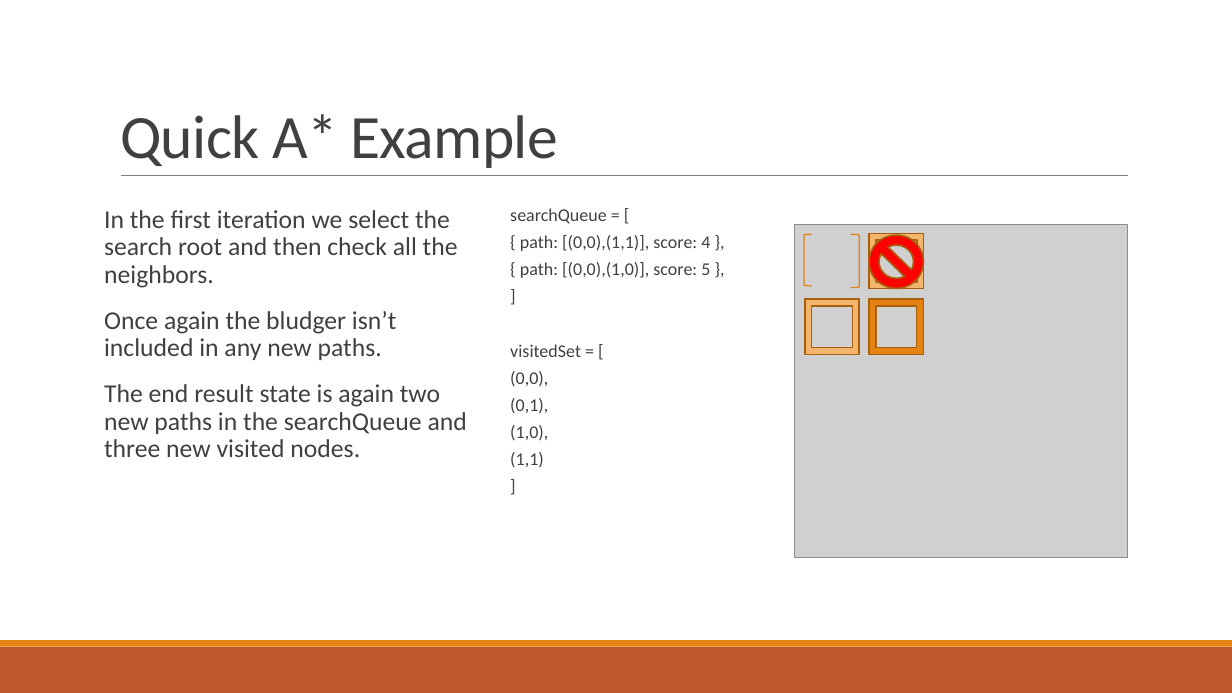
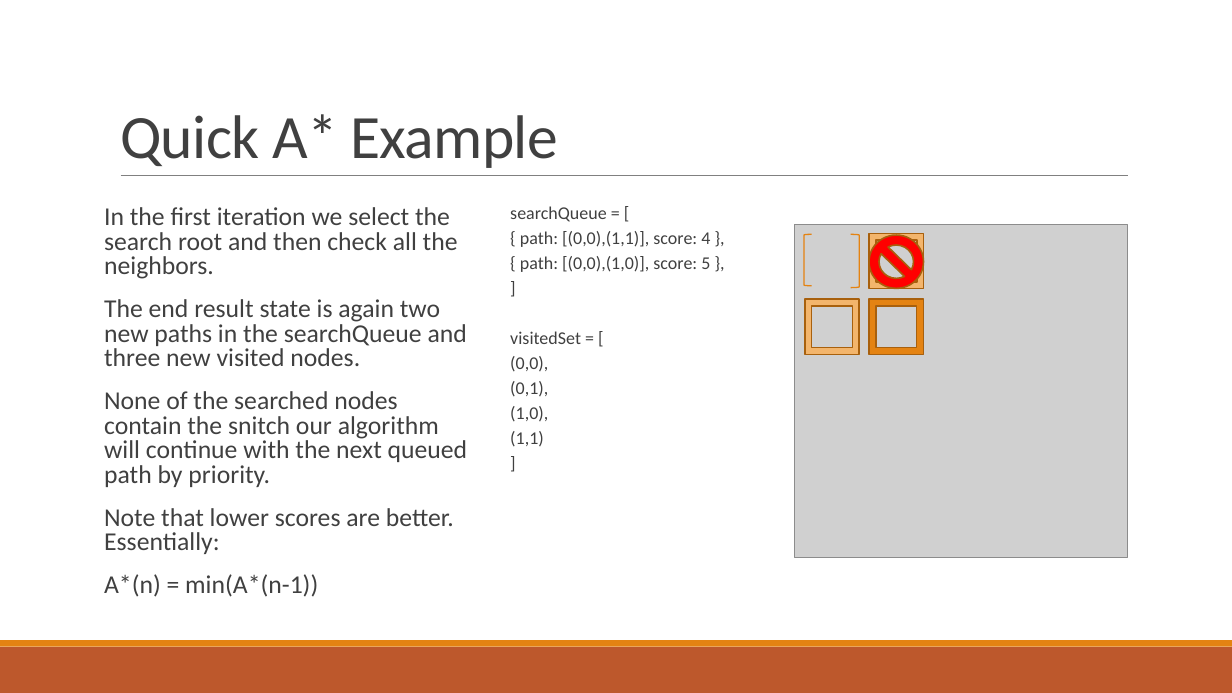
Before and after one commit to lpainton/Qstar, a slide deck: slide 25 of Astar.pptx (slide 24 before the commit). Drawn at 1232x693 pixels with LibreOffice and Linux fonts; fonts in the diff are those of the drawing; grey boxes stand for pictures. Boxes give left, top, right and bottom in pixels: in the first picture for what was removed or moved away, otherwise in the second. Text is boxed around its words. In the diff, an @@ line names an element or a change of style, - is before the commit and + after.

Commit message:
Final ppt

```diff
--- a/Astar.pptx
+++ b/Astar.pptx
@@ text at box(104, 207, 467, 366): line spacing 0.9 to 0.8 @@
@@ text "searchQueue = [" at box(510, 206, 710, 446): line spacing 0.9 to 0.8 @@
@@ text at box(104, 311, 396, 360): paragraph removed @@
-  Once again the bludger isn’t included in any new paths.
@@ text at box(104, 391, 468, 597): paragraphs added @@
+  None of the searched nodes contain the snitch our algorithm will continue with the next queued path by priority.
+  Note that lower scores are better. Essentially:
+  A*(n) = min(A*(n-1))
```
Also in this commit, not shown: 3 other slides changed, 1 slide added.
